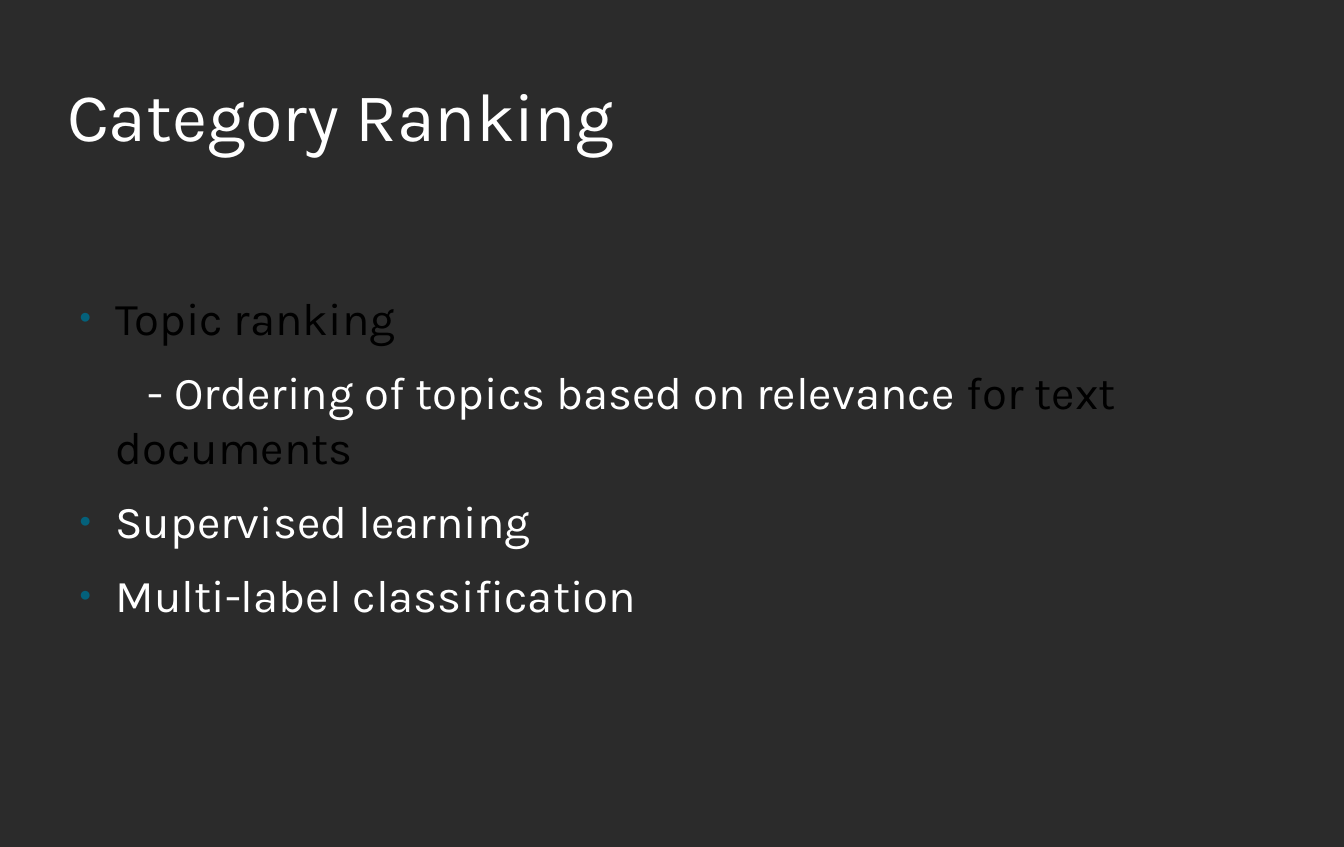
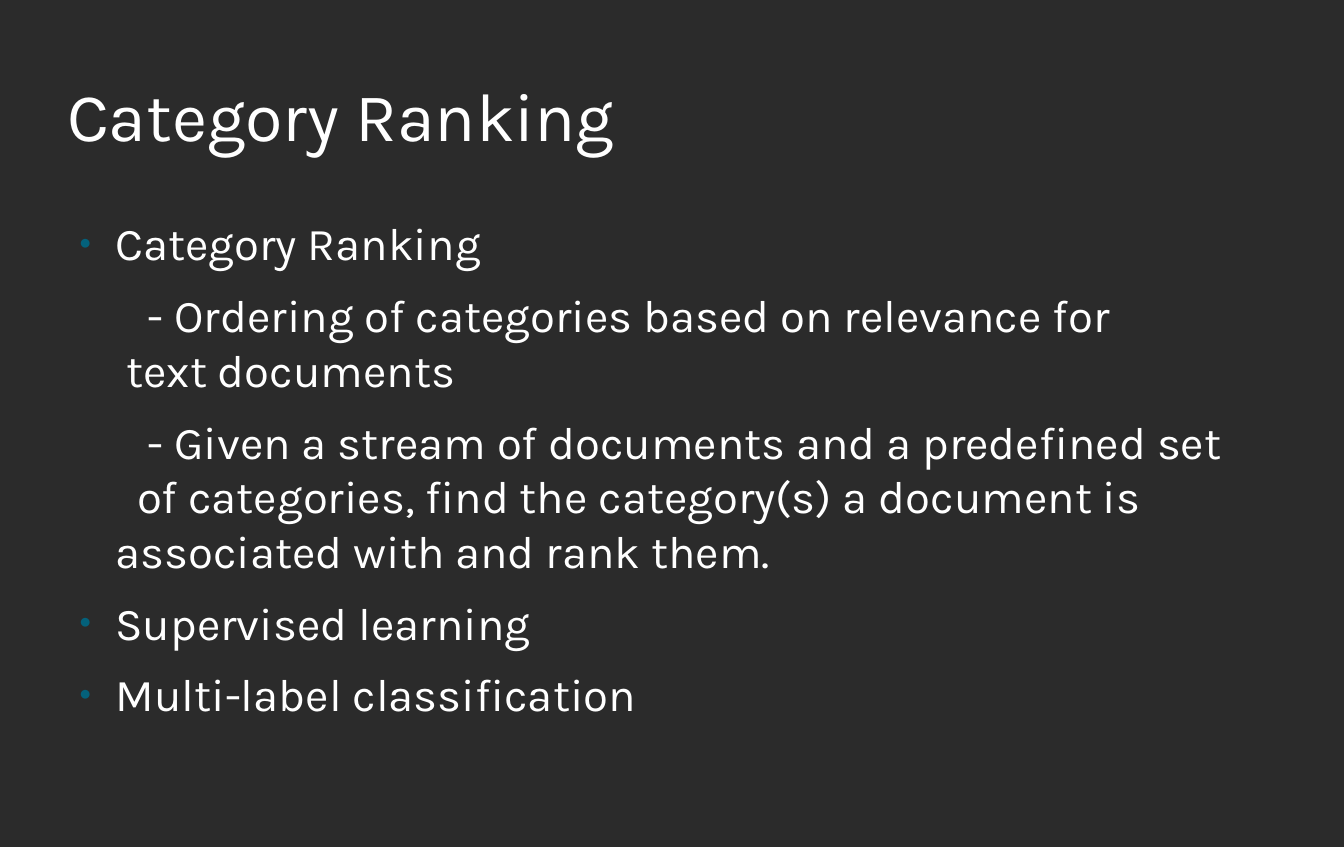
Before and after one commit to 20188202010/SMAI, a slide deck: slide 2 of CategoryRanking_23.odp. Drawn at 1344x847 pixels with LibreOffice and Linux fonts; fonts in the diff are those of the drawing; background and template pictures are left out; a plain dark background stands for a picture behind light text. Boxes give left, top, right and bottom in pixels: in the first picture for what was removed or moved away, otherwise in the second. Text is boxed around its words. In the diff, an @@ line names an element or a change of style, - is before the commit and + after.

Commit message:
Final presentation

```diff
--- a/CategoryRanking_23.odp
+++ b/CategoryRanking_23.odp
@@ text at (115, 228, 1221, 569): text changed @@
-● Topic ranking
-- Ordering of topics based on relevance for text documents
+● Category Ranking
+- Ordering of categories based on relevance for text documents
+- Given a stream of documents and a predefined set of categories, find the category(s) a document is associated with and rank them.
@@ text at (115, 608, 636, 712): less space between paragraphs @@
```
Also in this commit, not shown: 3 other slides changed, 21 slides added, 8 slides removed, 1 other file.
